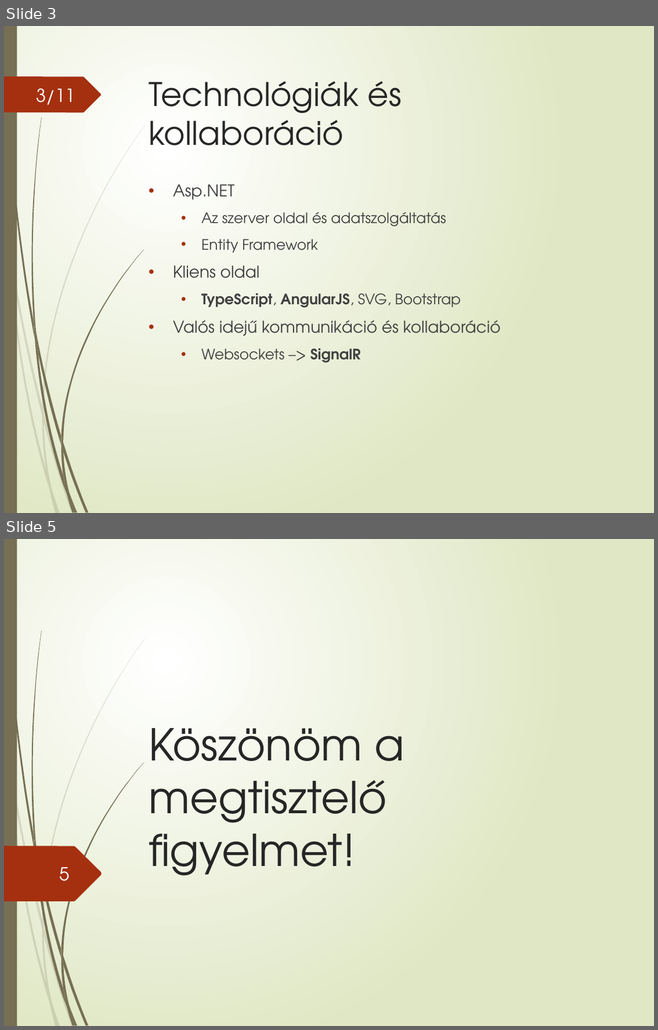
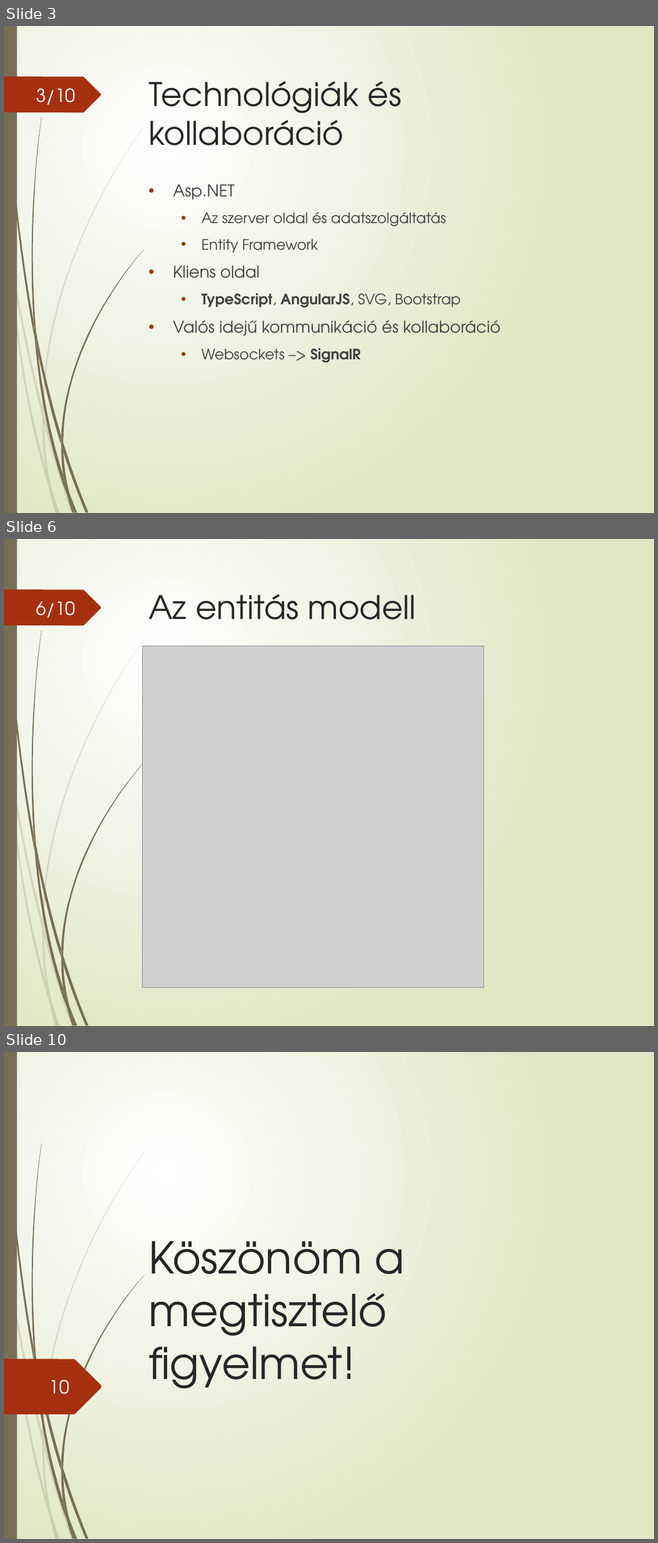
Before and after one commit to lovi88/AA_SZAKDOLGOZAT, a slide deck: DVD/prezentacio/K971UM_Lovas_Tick.pptx. Shown one above the other, each under a label of ours: slides 3 and 5 before the commit, slides 3, 6 and 10 after it; the slides between them are not shown. The pictures are 658x1030 and 658x1543 pixels, drawn with LibreOffice and Linux fonts; fonts in the diff are those of the drawing; grey boxes stand for pictures. Boxes give left, top, right and bottom in pixels: in the first picture for what was removed or moved away, otherwise in the second. Text is boxed around its words. In the diff, an @@ line names an element or a change of style, - is before the commit and + after.

```diff
--- a/DVD/prezentacio/K971UM_Lovas_Tick.pptx
+++ b/DVD/prezentacio/K971UM_Lovas_Tick.pptx
@@ slide 6 added at (4,539,654,1026), background gradient #FFFFFF to #DFE8C4; not listed: 24 template elements that a slide beside it also shows @@
@@ page number added at (36,601,75,618), 20 pt, text #FEFFFF @@
+6/10
@@ title added at (148,594,416,620), 36 pt, text #262626 @@
+Az entitás modell
@@ picture added at (143,646,484,988) @@
@@ page number at (36,88,75,105): text changed @@
-3/11
+3/10
@@ what was slide 5 is now slide 10 @@
@@ page number at (49,1380,69,1394): text changed @@
-5
+10
```
Also in this commit, not shown: 2 slides changed, 4 other slides added, 9 other files.
